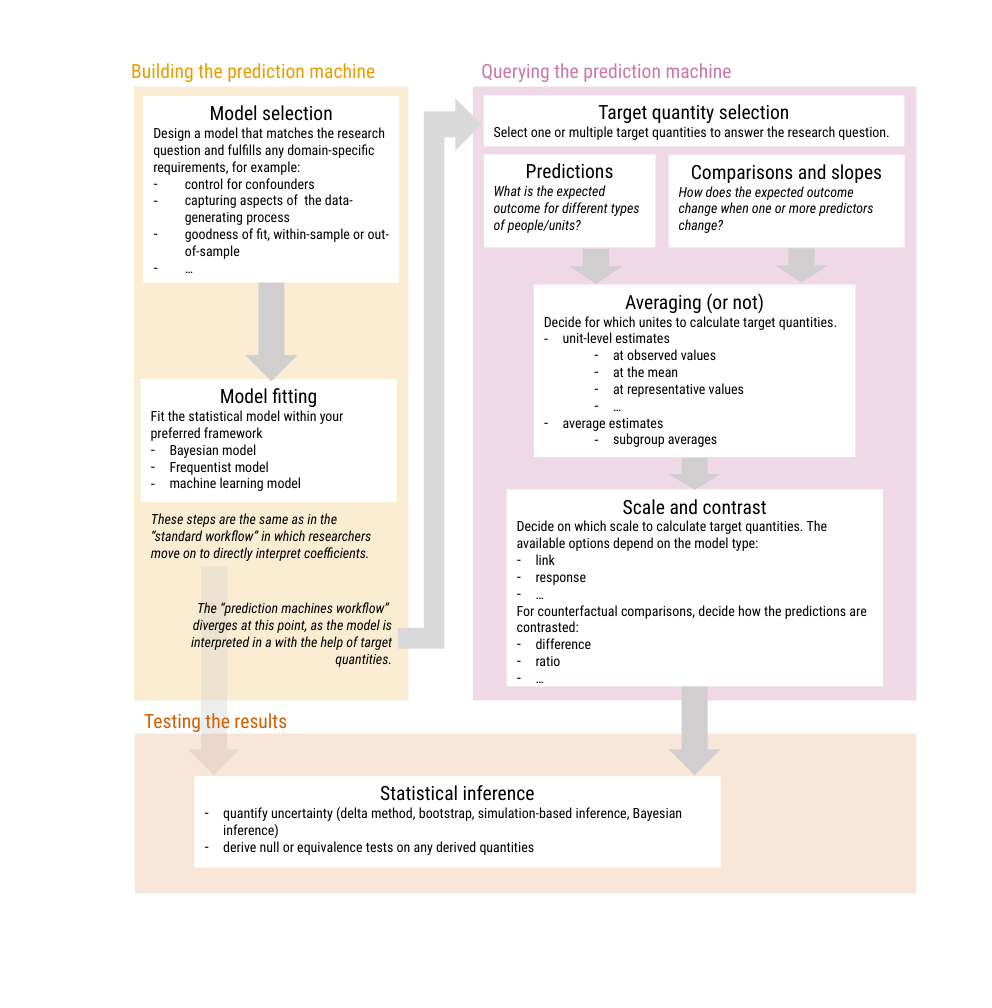
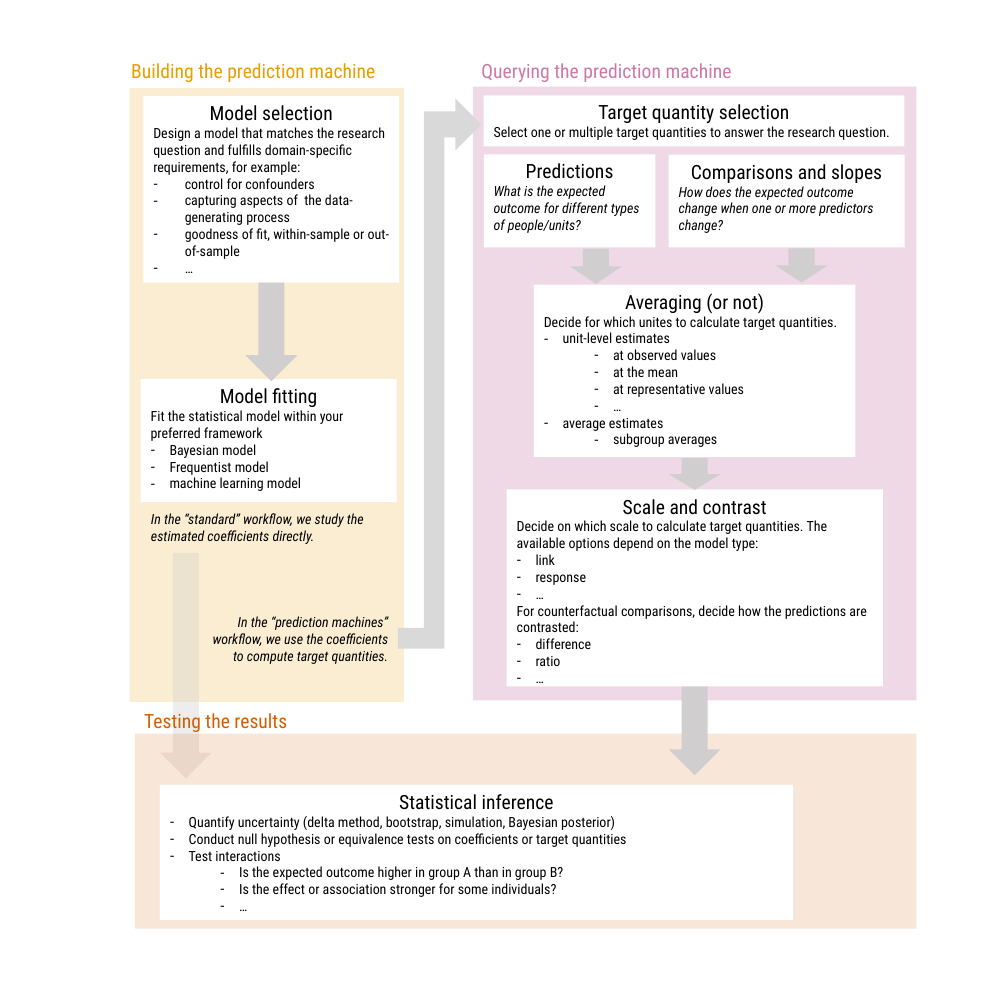
Before and after one commit to j-rohrer/marginal-psych, a slide deck: slide 1 of plots/workflow.pptx. Drawn at 992x1008 pixels with LibreOffice and Linux fonts; fonts in the diff are those of the drawing. Boxes give left, top, right and bottom in pixels: in the first picture for what was removed or moved away, otherwise in the second. Text is boxed around its words. In the diff, an @@ line names an element or a change of style, - is before the commit and + after.

Commit message:
pptx workflow

```diff
--- a/plots/workflow.pptx
+++ b/plots/workflow.pptx
@@ rectangle: place and size @@
-rectangle at box(134, 87, 408, 701)
+rectangle at box(130, 88, 404, 702)
@@ text in rectangle at box(153, 127, 385, 175): text changed @@
-Design a model that matches the research question and fulfills any domain-specific requirements, for example:
+Design a model that matches the research question and fulfills domain-specific requirements, for example:
@@ text at box(151, 513, 364, 544): text changed @@
-These steps are the same as in the “standard workflow” in which researchers move on to directly interpret coefficients.
+In the “standard” workflow, we study the estimated coefficients directly.
@@ down arrow: place and size @@
-down arrow at box(189, 567, 241, 775)
+down arrow at box(160, 552, 213, 778)
@@ text at box(213, 616, 389, 664): text changed @@
-The “prediction machines workflow” diverges at this point, as the model is interpreted in a with the help of target quantities.
+In the “prediction machines” workflow, we use the coefficients to compute target quantities.
@@ rectangle: place and size @@
-rectangle at box(135, 734, 917, 894)
+rectangle at box(135, 734, 917, 928)
@@ rectangle "Statistical inference": place and size @@
-rectangle "Statistical inference" at box(195, 776, 721, 868)
+rectangle "Statistical inference" at box(160, 785, 793, 920)
@@ text in rectangle at box(189, 816, 627, 897): text changed @@
-– quantify uncertainty (delta method, bootstrap, simulation-based inference, Bayesian inference)
-– derive null or equivalence tests on any derived quantities
+– Quantify uncertainty (delta method, bootstrap, simulation, Bayesian posterior)
+– Conduct null hypothesis or equivalence tests on coefficients or target quantities
+– Test interactions
+  – Is the expected outcome higher in group A than in group B?
+  – Is the effect or association stronger for some individuals?
+  – …
```
